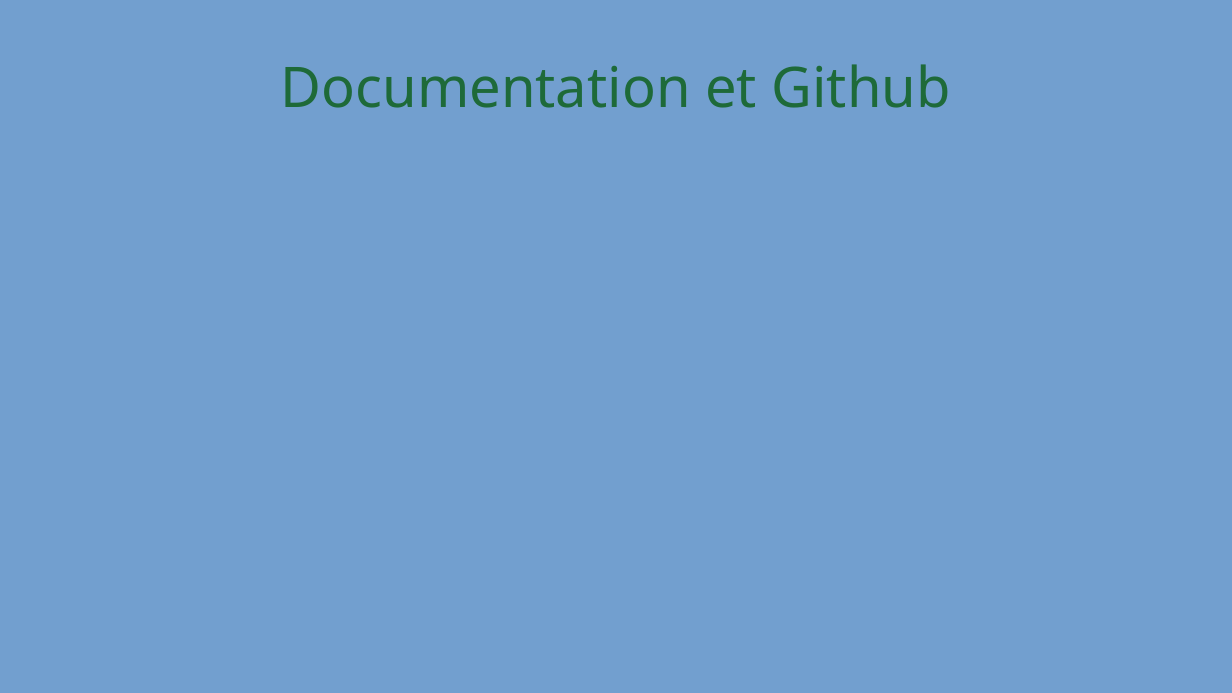
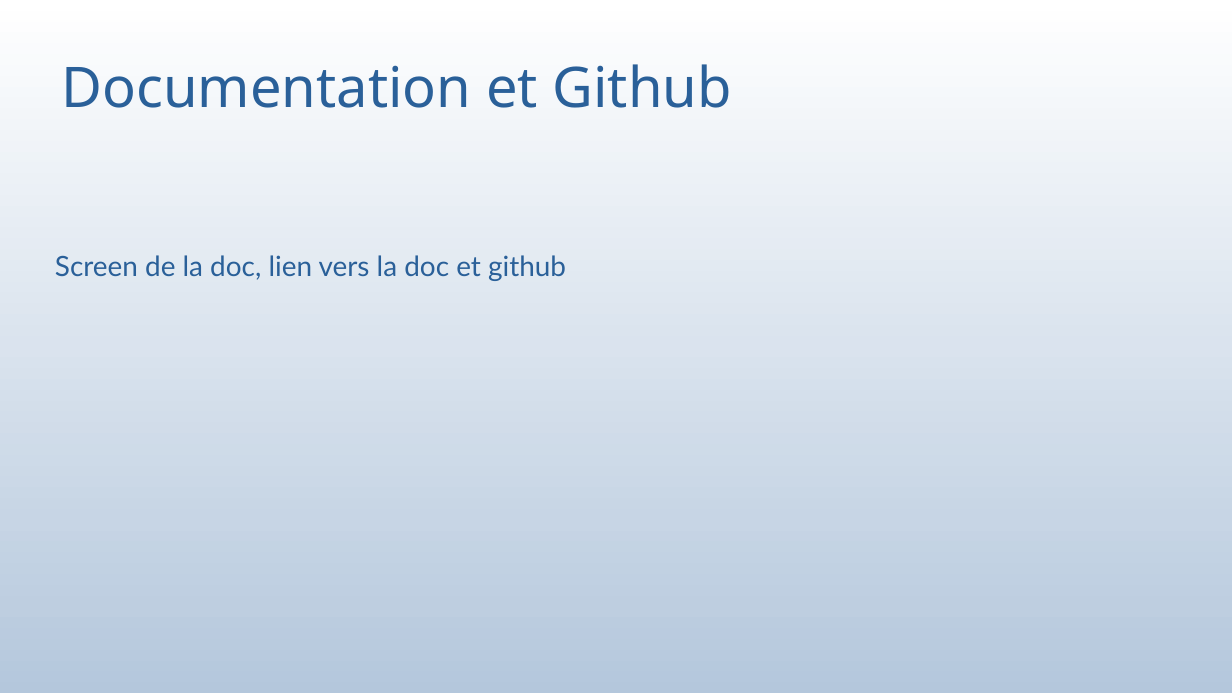
Before and after one commit to bauj/AJC_projet_belib, a slide deck: slide 41 of presentation_projet.odp (slide 11 before the commit). Drawn at 1232x693 pixels with LibreOffice and Linux fonts; fonts in the diff are those of the drawing. Boxes give left, top, right and bottom in pixels: in the first picture for what was removed or moved away, otherwise in the second. Text is boxed around its words. In the diff, an @@ line names an element or a change of style, - is before the commit and + after.

```diff
--- a/presentation_projet.odp
+++ b/presentation_projet.odp
@@ background #729FCF to gradient #FFFFFF to #FEFEFE to #FDFDFE to #FBFCFD to #FAFBFD to #F9FBFC @@
@@ title "Documentation et Github" at (62, 64, 732, 108): text colour #1E6A39 to #2A6099; alignment centre to left @@
@@ text added at (55, 255, 566, 281), 18 pt, text #2A6099 @@
+Screen de la doc, lien vers la doc et github
```
Also in this commit, not shown: 6 other slides changed, 35 slides added, 5 slides removed, 15 other files.
